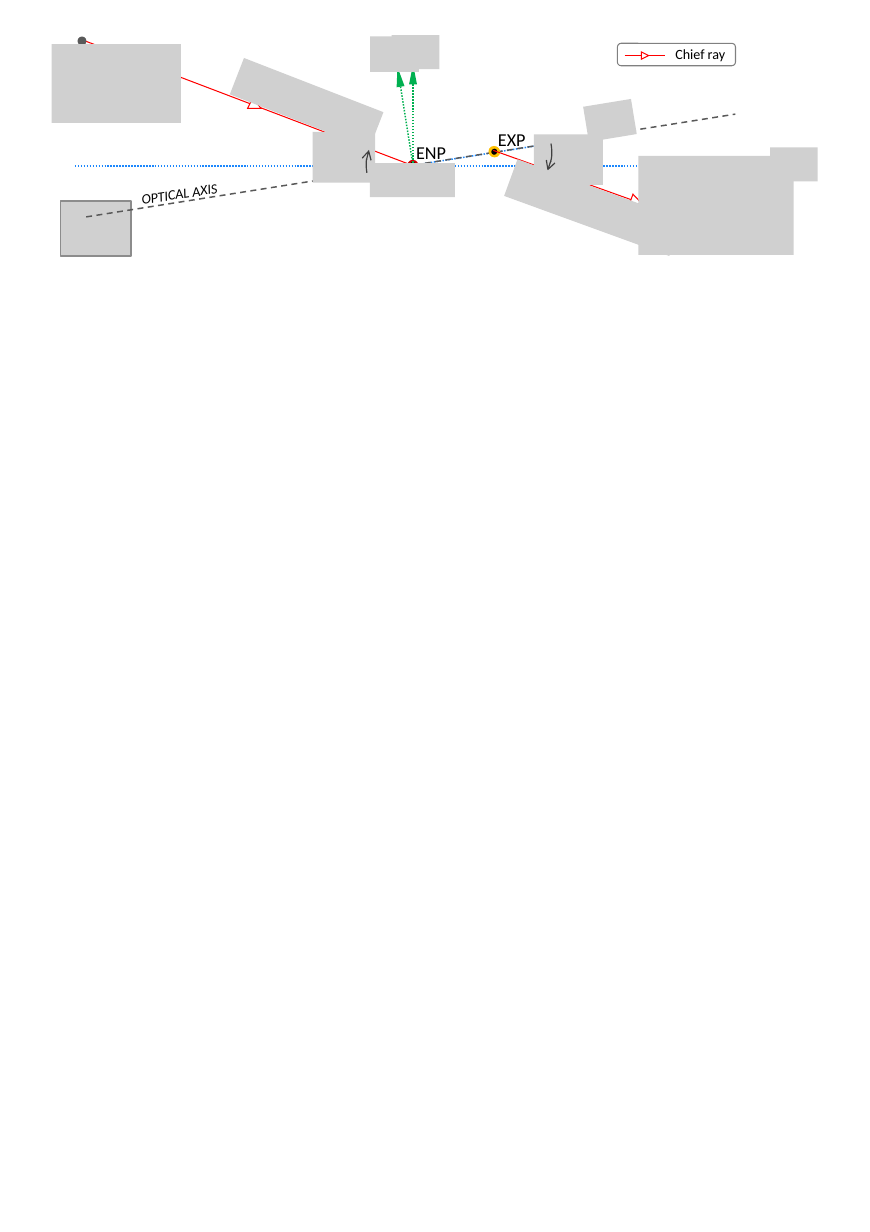
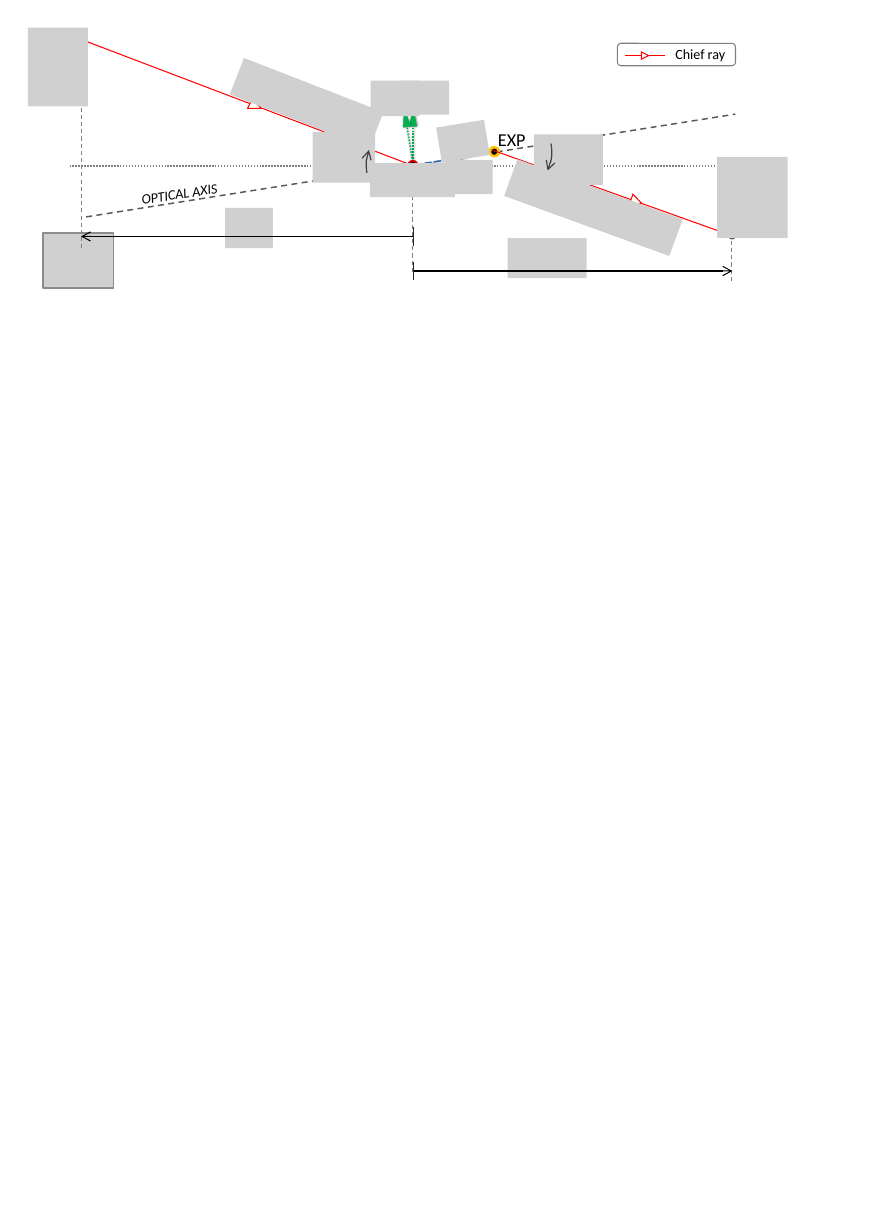
Before and after one commit to indranilsinharoy/phd-artifacts, a slide deck: slide 2 of chapters/chapter03_geometricmodel/figures/figures_PPT.pptx. Drawn at 870x1232 pixels with LibreOffice and Linux fonts; fonts in the diff are those of the drawing; grey boxes stand for pictures. Boxes give left, top, right and bottom in pixels: in the first picture for what was removed or moved away, otherwise in the second. Text is boxed around its words. In the diff, an @@ line names an element or a change of style, - is before the commit and + after.

```diff
--- a/chapters/chapter03_geometricmodel/figures/figures_PPT.pptx
+++ b/chapters/chapter03_geometricmodel/figures/figures_PPT.pptx
@@ group removed at bbox=[52, 35, 818, 255]: 6 pictures, 1 text @@
-ENP
@@ arrow moved from (413, 167) - (397, 67) to (413, 164) - (405, 107) @@
@@ arrow moved from (413, 165) - (413, 64) to (413, 165) - (413, 107) @@
@@ arrow moved from (75, 165) - (786, 165) to (70, 165) - (780, 165) @@
@@ arrow (70, 165) - (780, 165): arrow to line; stroke #1C87FC 0.75 pt dashed to #808080 0.75 pt dashed @@
@@ arrow moved from (413, 165) - (613, 133) to (413, 165) - (470, 157) @@
@@ picture: place and size @@
-picture at bbox=[61, 202, 132, 257]
+picture at bbox=[44, 233, 115, 289]
@@ group added at bbox=[28, 28, 789, 291]: 8 pictures, 5 lines, 3 arrows, 1 rectangle, 1 ellipse @@
```
Also in this commit, not shown: 2 other slides changed, 1 slide added, 5 other files.
